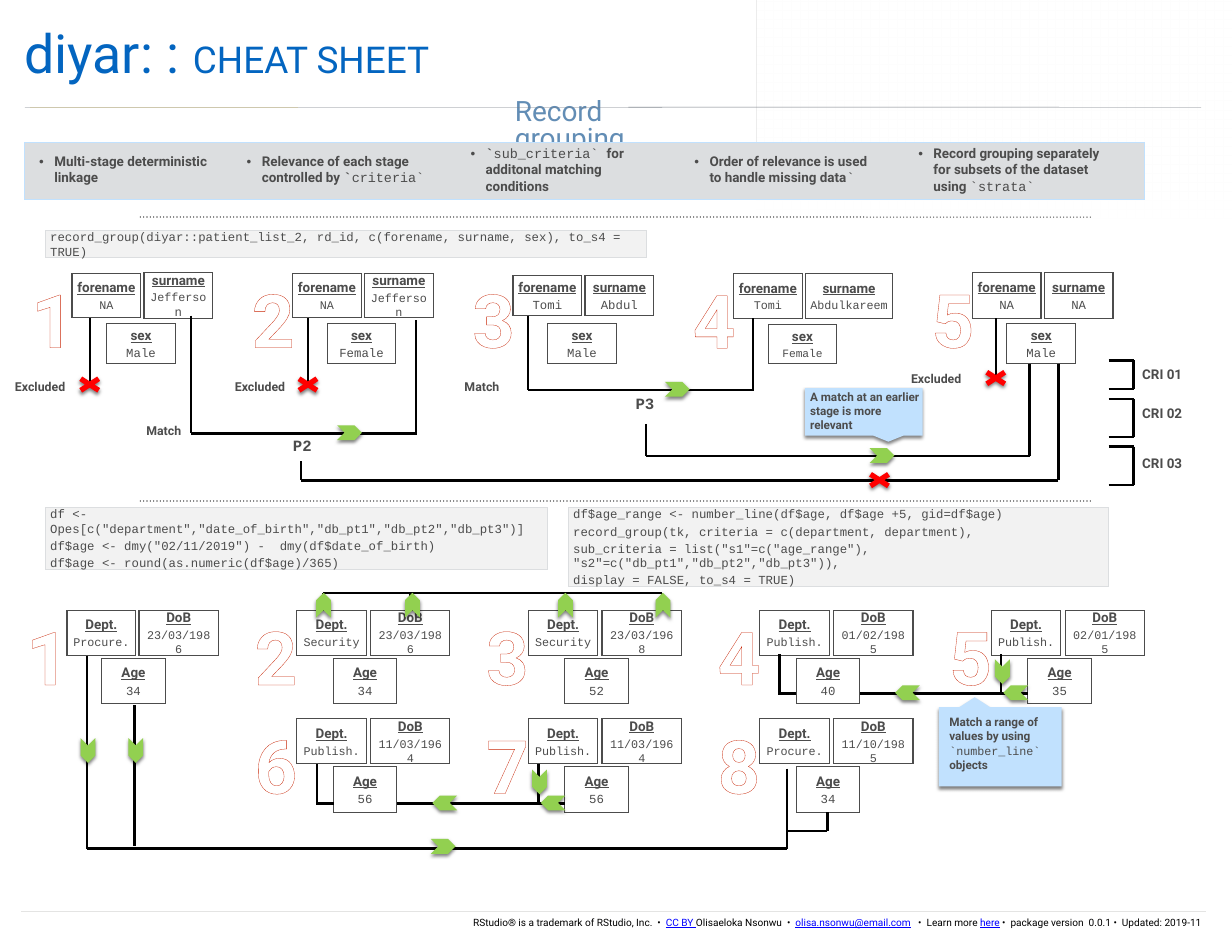
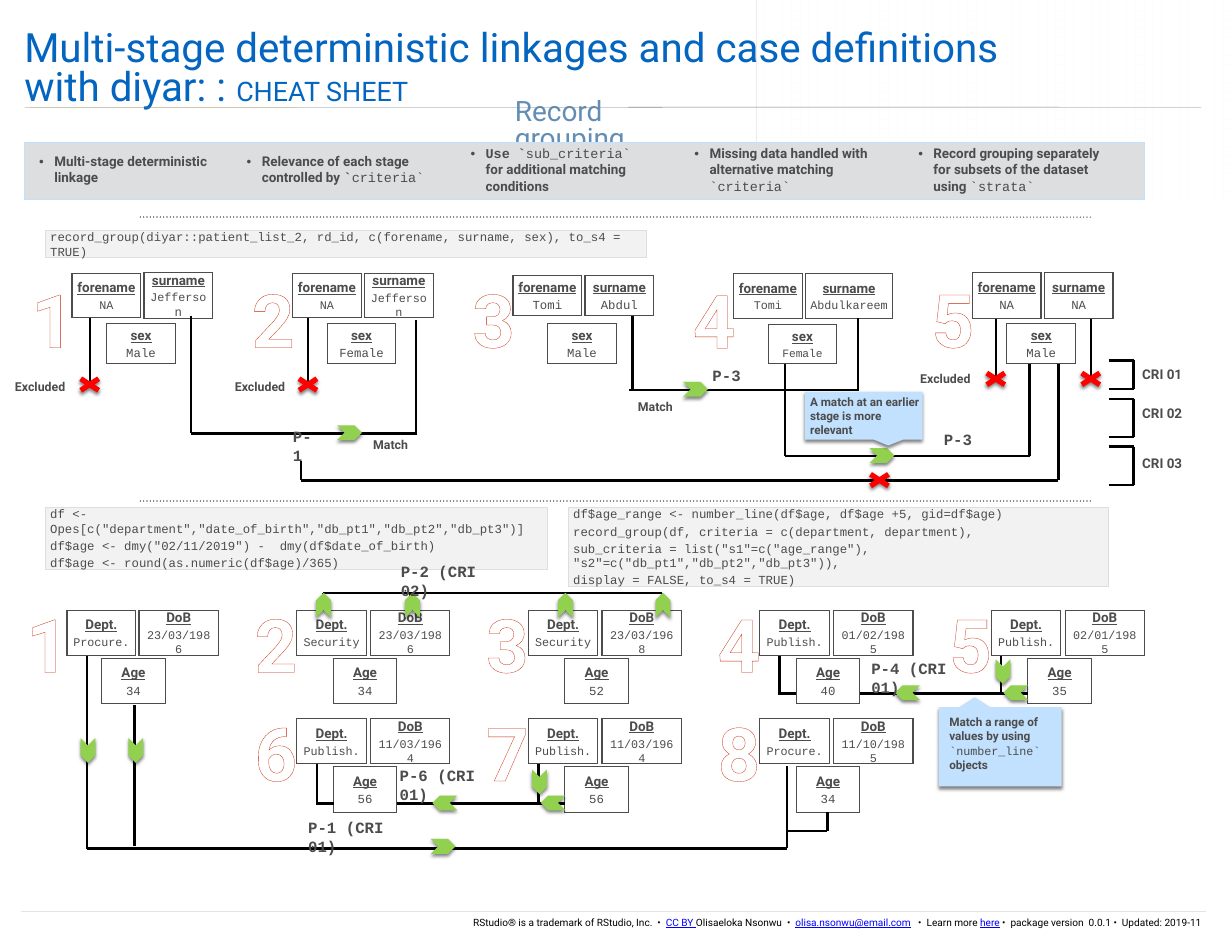
Before and after one commit to OlisaNsonwu/diyar, a slide deck: slide 2 of cheatsheet/diyar.pptx. Drawn at 1232x952 pixels with LibreOffice and Linux fonts; fonts in the diff are those of the drawing; grey boxes stand for pictures. Boxes give left, top, right and bottom in pixels: in the first picture for what was removed or moved away, otherwise in the second. Text is boxed around its words. In the diff, an @@ line names an element or a change of style, - is before the commit and + after.

```diff
--- a/cheatsheet/diyar.pptx
+++ b/cheatsheet/diyar.pptx
@@ title at (24, 31, 998, 110): text changed; size 33 to 36 pt @@
-diyar: : CHEAT SHEET
+Multi-stage deterministic linkages and case definitions with diyar: : CHEAT SHEET
@@ text at (486, 149, 631, 191): text changed @@
-• `sub_criteria` for additonal matching conditions
+• Use `sub_criteria` for additional matching conditions
@@ text at (710, 148, 867, 191): text changed @@
-• Order of relevance is used to handle missing data`
+• Missing data handled with alternative matching `criteria`
@@ line moved from (528, 315) - (528, 390) to (632, 315) - (632, 390) @@
@@ line moved from (753, 318) - (753, 391) to (858, 318) - (858, 391) @@
@@ line added from (1091, 318) to (1091, 379), #000000 2 pt @@
@@ chevron: place and size @@
-chevron at (665, 382, 690, 397)
+chevron at (683, 382, 708, 397)
@@ text at (712, 370, 740, 381): text changed @@
-P3
+P-3
@@ line moved from (646, 424) - (646, 456) to (785, 364) - (785, 456) @@
@@ text "A match at an earlier ...": place and size @@
-text "A match at an earlier ..." at (810, 392, 920, 429)
+text "A match at an earlier ..." at (810, 397, 920, 434)
@@ text "Excluded": place and size @@
-text "Excluded" at (911, 373, 961, 383)
+text "Excluded" at (920, 373, 970, 383)
@@ cross added at (1074, 367, 1108, 390), fill #FF0000 @@
@@ line moved from (753, 390) - (528, 390) to (858, 390) - (630, 390) @@
@@ text "Match": place and size @@
-text "Match" at (464, 381, 499, 391)
+text "Match" at (638, 401, 673, 411)
@@ speech box: place and size @@
-speech box at (805, 388, 922, 435)
+speech box at (805, 392, 922, 439)
@@ text at (293, 431, 312, 466): text changed @@
-P2
+P-1
@@ text "Match": place and size @@
-text "Match" at (146, 425, 181, 435)
+text "Match" at (373, 439, 408, 449)
@@ text added at (944, 434, 972, 445), 14 pt, text #4C4C4C, bold @@
+P-3
@@ line moved from (1030, 456) - (646, 456) to (1030, 456) - (785, 456) @@
@@ text in rectangle at (573, 527, 973, 539): text changed @@
-record_group(tk, criteria = c(department, department),
+record_group(df, criteria = c(department, department),
@@ text added at (401, 565, 476, 601), 14 pt, text #4C4C4C, bold @@
+P-2 (CRI 02)
@@ 5 texts: place and size @@
-5 texts at (26, 617, 991, 702)
+5 texts at (26, 610, 991, 674)
@@ text added at (871, 662, 947, 698), 14 pt, text #4C4C4C, bold @@
+P-4 (CRI 01)
@@ 3 texts: place and size @@
-3 texts at (255, 725, 760, 805)
+3 texts at (255, 718, 760, 782)
@@ text added at (400, 770, 475, 805), 14 pt, text #4C4C4C, bold @@
+P-6 (CRI 01)
@@ line moved from (787, 768) - (787, 849) to (787, 765) - (787, 848) @@
@@ text added at (308, 822, 384, 856), 14 pt, text #4C4C4C, bold @@
+P-1 (CRI 01)
```
Also in this commit, not shown: 1 other slide changed, 3 other files.
